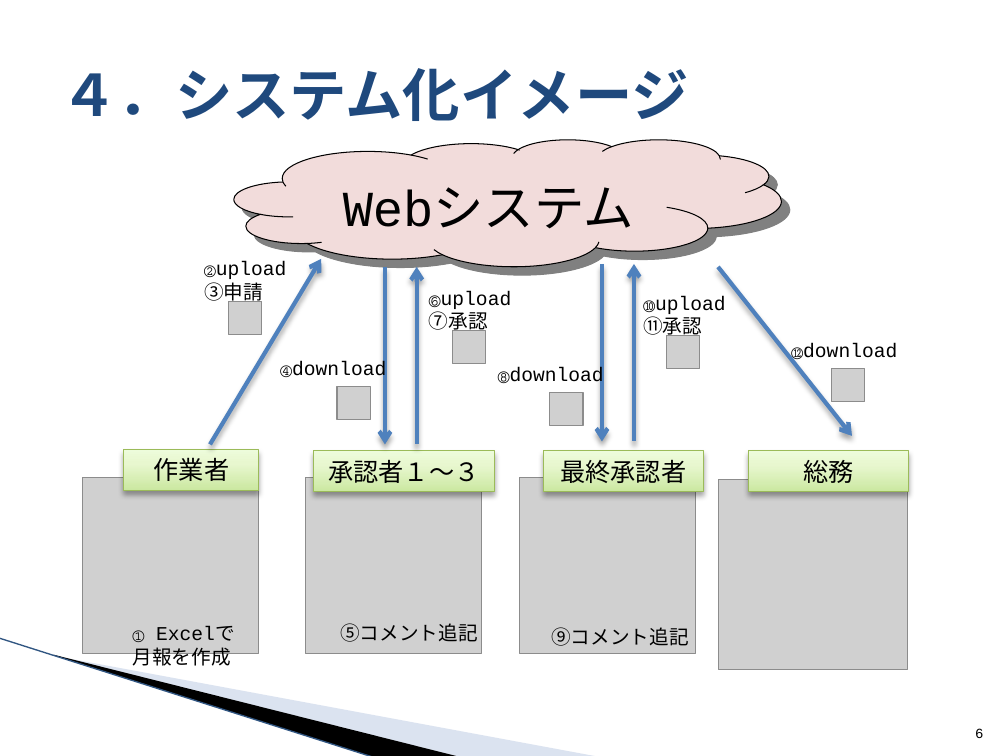
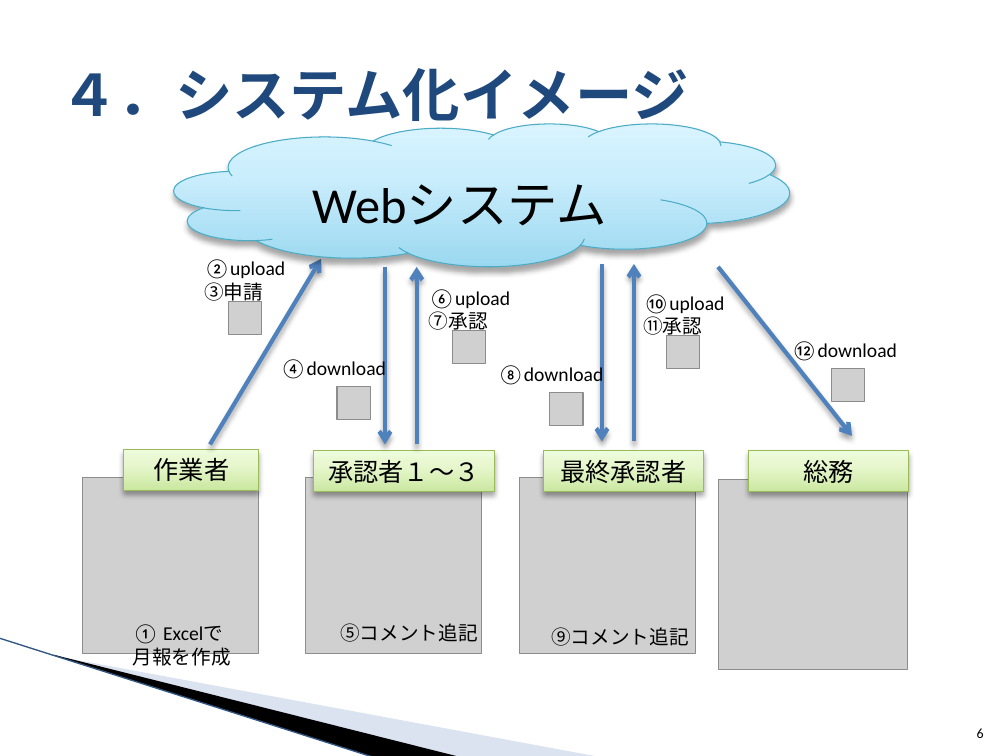
Before and after one commit to around7days/AppFreeMemo, a slide deck: slide 6 of 月報管理システム 提案資料.pptx. Drawn at 1008x756 pixels with LibreOffice and Linux fonts; fonts in the diff are those of the drawing; grey boxes stand for pictures; background and template pictures are left out. Boxes give left, top, right and bottom in pixels: in the first picture for what was removed or moved away, otherwise in the second. Text is boxed around its words. In the diff, an @@ line names an element or a change of style, - is before the commit and + after.

```diff
--- a/月報管理システム 提案資料.pptx
+++ b/月報管理システム 提案資料.pptx
@@ title "４．システム化イメージ" at box(60, 68, 688, 131): font Courier New to Cambria @@
@@ freeform shape "Webシステム": place and size @@
-freeform shape "Webシステム" at box(234, 140, 781, 267)
+freeform shape "Webシステム" at box(173, 124, 789, 267)
@@ freeform shape "Webシステム" at box(173, 124, 789, 267): font Courier New to Calibri; fill #F2DCDB to gradient #9BD9F1 to #CBEFFE to #DAF4FF; outline #000000 0.75 pt to #4BACC6 0.75 pt; shadow changed @@
@@ font Courier New to Calibri in 8 elements at box(133, 624, 231, 670), box(204, 259, 285, 304), box(280, 359, 386, 381), box(498, 365, 604, 387), box(791, 341, 897, 363), box(429, 289, 510, 334), box(643, 294, 724, 339), box(977, 728, 984, 738) @@
```
Also in this commit, not shown: 9 other slides changed, 3 slides added, 2 slides removed.
